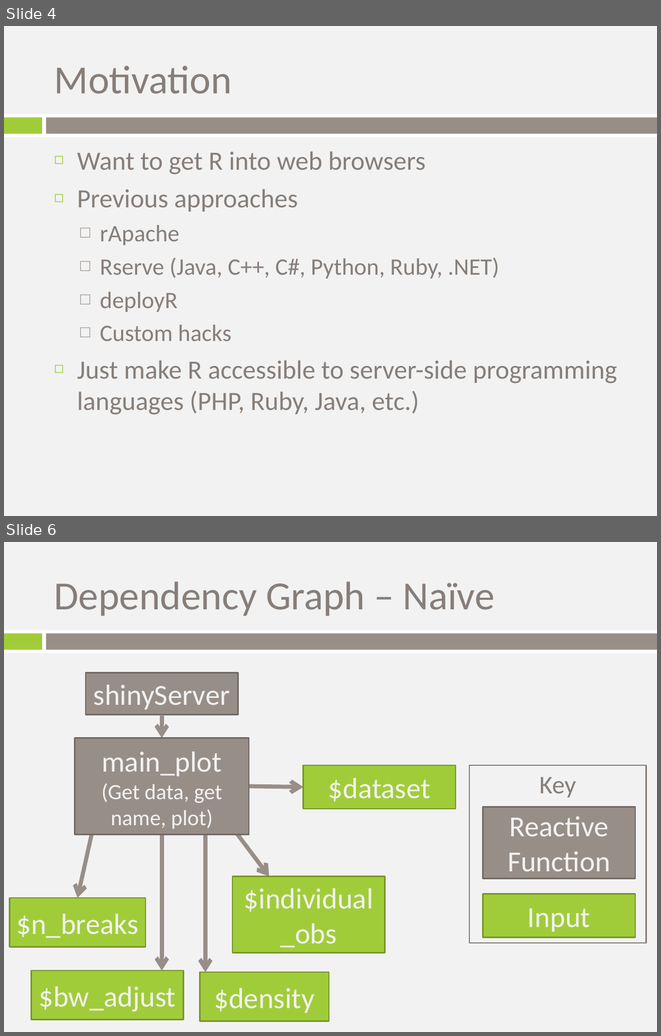
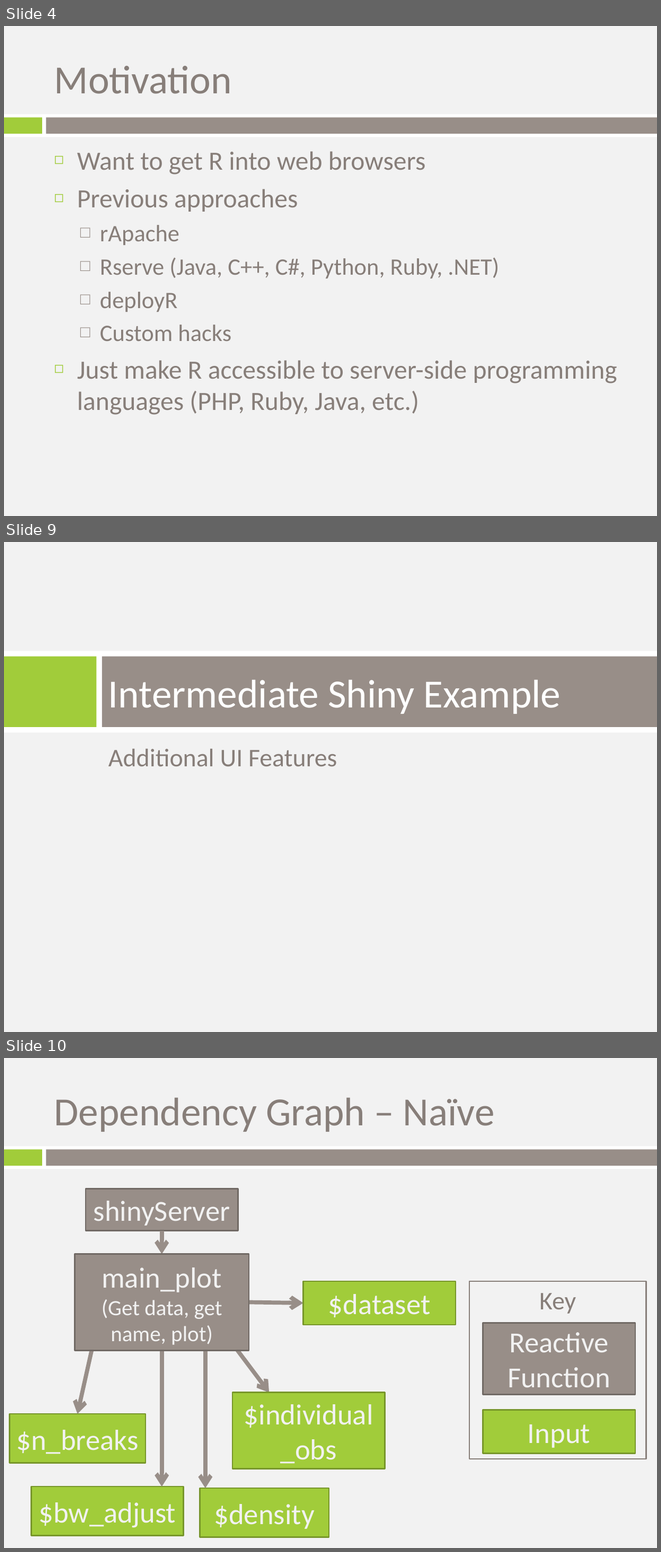
Before and after one commit to trestletech/shiny-sandbox, a slide deck: shiny_introduction.pptx. Shown one above the other, each under a label of ours: slides 4 and 6 before the commit, slides 4, 9 and 10 after it; the slides between them are not shown. The pictures are 661x1036 and 661x1552 pixels, drawn with LibreOffice and Linux fonts; fonts in the diff are those of the drawing; background and template pictures are left out. Boxes give left, top, right and bottom in pixels: in the first picture for what was removed or moved away, otherwise in the second. Text is boxed around its words. In the diff, an @@ line names an element or a change of style, - is before the commit and + after.

```diff
--- a/shiny_introduction.pptx
+++ b/shiny_introduction.pptx
@@ slide 9 added at box(4, 542, 657, 1032), background picture (left out) @@
@@ rectangle added at box(4, 651, 657, 733), fill #FFFFFF @@
@@ rectangle added at box(4, 656, 97, 727), fill #A1CC3A @@
@@ rectangle added at box(102, 656, 657, 727), fill #988E88 @@
@@ title added at box(108, 680, 560, 714), 44 pt, text #FFFFFF @@
+Intermediate Shiny Example
@@ text added at box(108, 749, 337, 767), 28 pt, text #877E79 @@
+Additional UI Features
@@ what was slide 6 is now slide 10 @@
```
Also in this commit, not shown: 2 slides changed, 4 other slides added.
